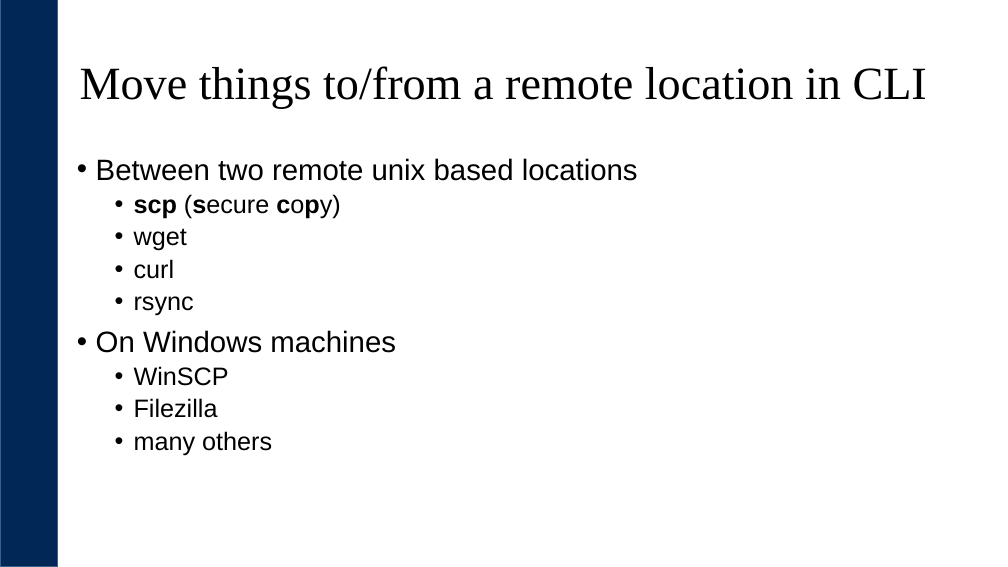
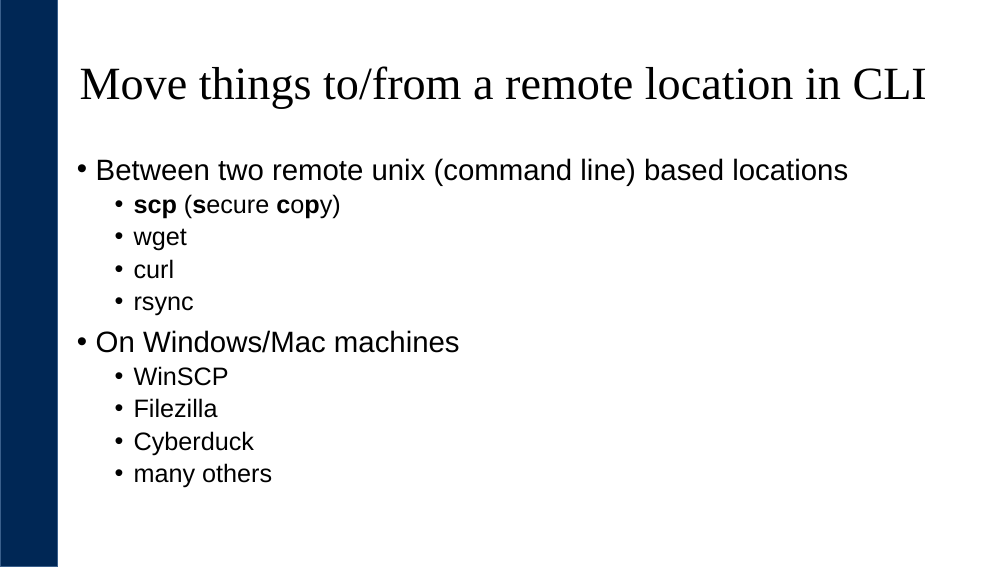
Before and after one commit to ucdavis-bioinformatics-training/2018-June-RNA-Seq-Workshop, a slide deck: slide 14 of monday/Intro2CLI.pptx. Drawn at 1008x567 pixels with LibreOffice and Linux fonts; fonts in the diff are those of the drawing; background and template pictures are left out. Boxes give left, top, right and bottom in pixels: in the first picture for what was removed or moved away, otherwise in the second. Text is boxed around its words. In the diff, an @@ line names an element or a change of style, - is before the commit and + after.

```diff
--- a/monday/Intro2CLI.pptx
+++ b/monday/Intro2CLI.pptx
@@ text at (x1=96, y1=158, x2=848, y2=186): text changed @@
-• Between two remote unix based locations
+• Between two remote unix (command line) based locations
@@ text at (x1=96, y1=330, x2=460, y2=353): text changed @@
-• On Windows machines
+• On Windows/Mac machines
@@ text at (x1=134, y1=431, x2=254, y2=456): paragraph added @@
+  • Cyberduck
```
Also in this commit, not shown: 1 other slide changed, 1 slide removed, 2 other files.
